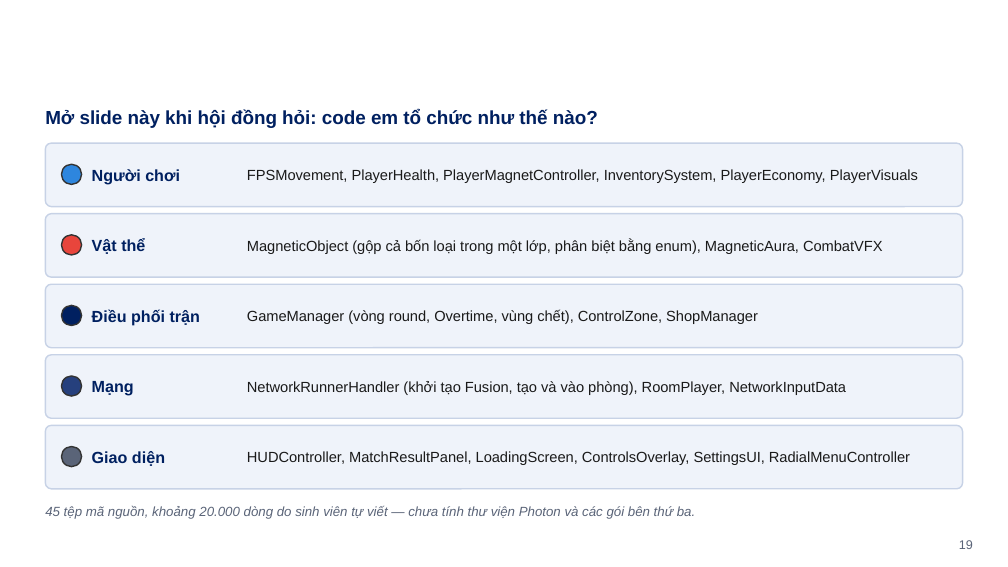
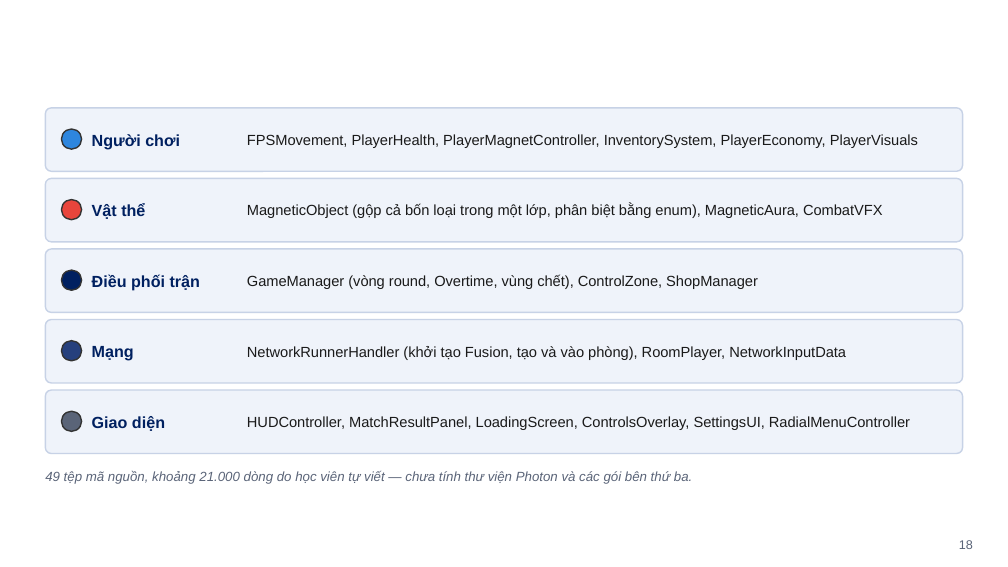
Before and after one commit to nhgkhiem0307/Magneto-Dome, a slide deck: slide 18 of NOP_BAI/[ĐT-QĐ04-BM08] Final Project.pptx (slide 19 before the commit). Drawn at 1008x567 pixels with LibreOffice and Linux fonts; fonts in the diff are those of the drawing; background and template pictures are left out. Boxes give left, top, right and bottom in pixels: in the first picture for what was removed or moved away, otherwise in the second. Text is boxed around its words. In the diff, an @@ line names an element or a change of style, - is before the commit and + after.

```diff
--- a/NOP_BAI/[ĐT-QĐ04-BM08] Final Project.pptx
+++ b/NOP_BAI/[ĐT-QĐ04-BM08] Final Project.pptx
@@ text removed at bbox=[45, 109, 598, 128] @@
-Mở slide này khi hội đồng hỏi: code em tổ chức như thế nào?
@@ 10 texts, 5 ellipses, 5 rounded rectangles: place and size @@
-10 texts, 5 ellipses, 5 rounded rectangles at bbox=[45, 143, 963, 489]
+10 texts, 5 ellipses, 5 rounded rectangles at bbox=[45, 108, 963, 454]
@@ text at bbox=[45, 471, 692, 484]: text changed @@
-45 tệp mã nguồn, khoảng 20.000 dòng do sinh viên tự viết — chưa tính thư viện Photon và các gói bên thứ ba.
+49 tệp mã nguồn, khoảng 21.000 dòng do học viên tự viết — chưa tính thư viện Photon và các gói bên thứ ba.
```
Also in this commit, not shown: 14 other slides changed, 1 slide removed, 34 other files.
